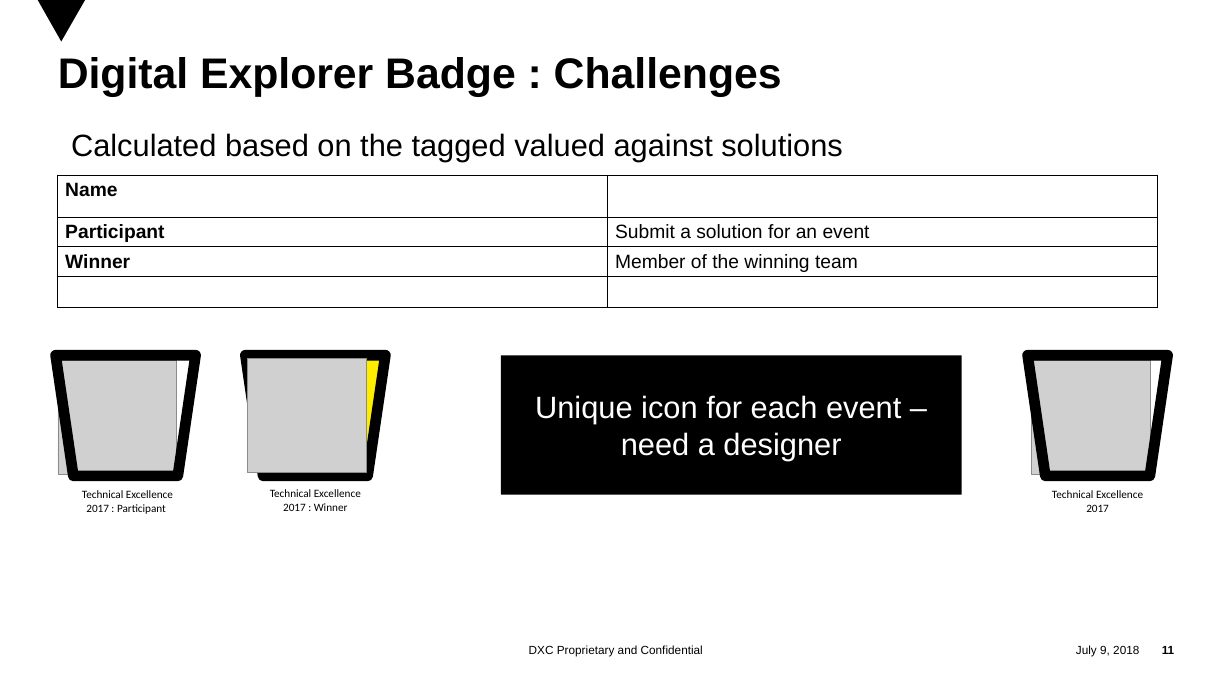
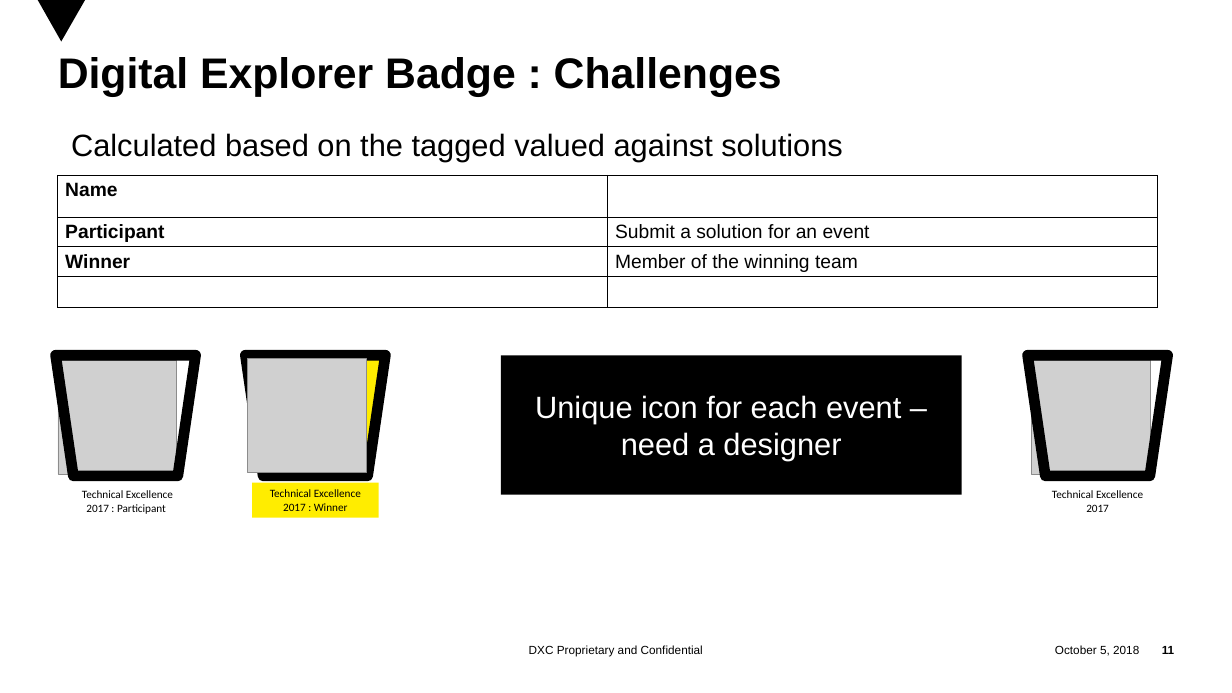
Before and after one commit to EnglishSid/DigitalExplorerDevNotes, a slide deck: slide 11 of Modules/Platform/Achievements/Badges/Digital Explorer Badges.pptx. Drawn at 1232x693 pixels with LibreOffice and Linux fonts; fonts in the diff are those of the drawing; grey boxes stand for pictures; background and template pictures are left out. Boxes give left, top, right and bottom in pixels: in the first picture for what was removed or moved away, otherwise in the second. Text is boxed around its words. In the diff, an @@ line names an element or a change of style, - is before the commit and + after.

```diff
--- a/Modules/Platform/Achievements/Badges/Digital Explorer Badges.pptx
+++ b/Modules/Platform/Achievements/Badges/Digital Explorer Badges.pptx
@@ rectangle "Technical Excellence 2017 : Winner": place and size @@
-rectangle "Technical Excellence 2017 : Winner" at [270, 489, 361, 511]
+rectangle "Technical Excellence 2017 : Winner" at [253, 483, 379, 517]
@@ rectangle "Technical Excellence 2017 : Winner" at [253, 483, 379, 517]: fill none to #FFED00 @@
@@ text at [1055, 645, 1139, 656]: text changed @@
-July 9, 2018
+October 5, 2018
```
Also in this commit, not shown: 10 other slides changed, 13 other files.
